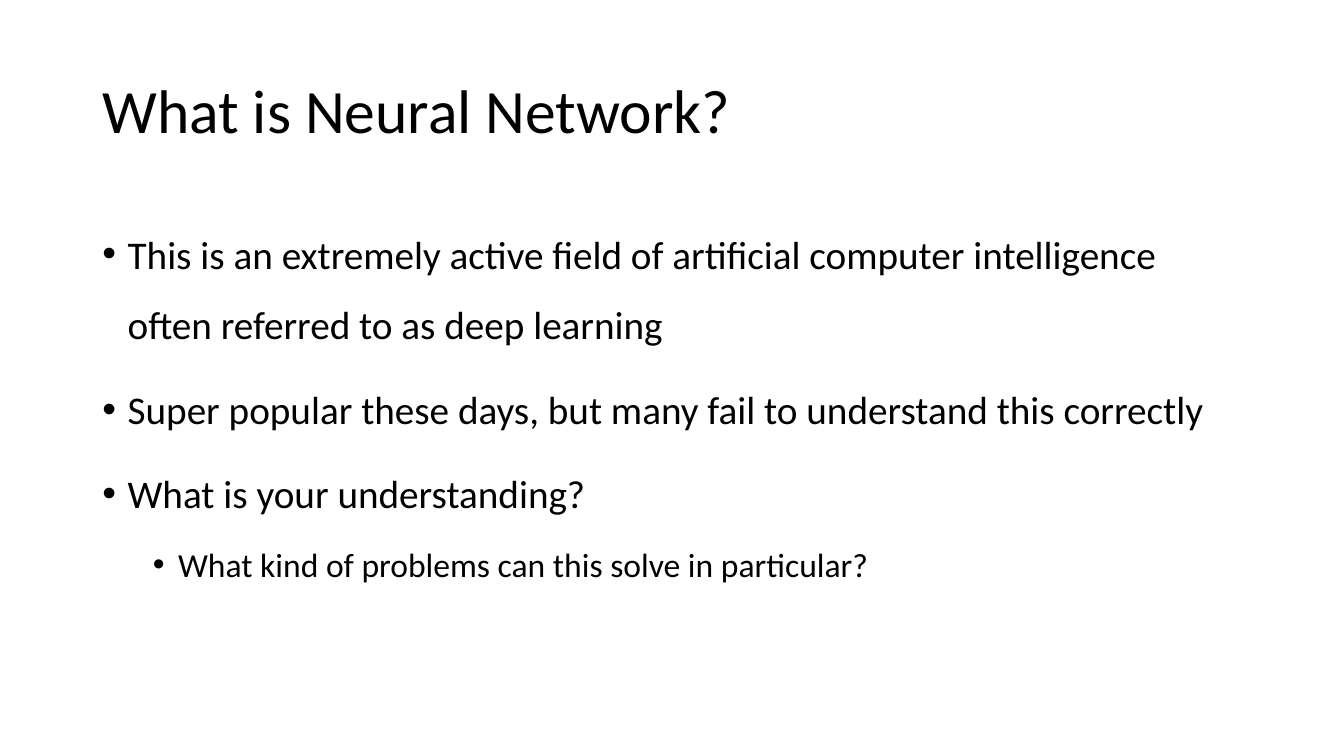
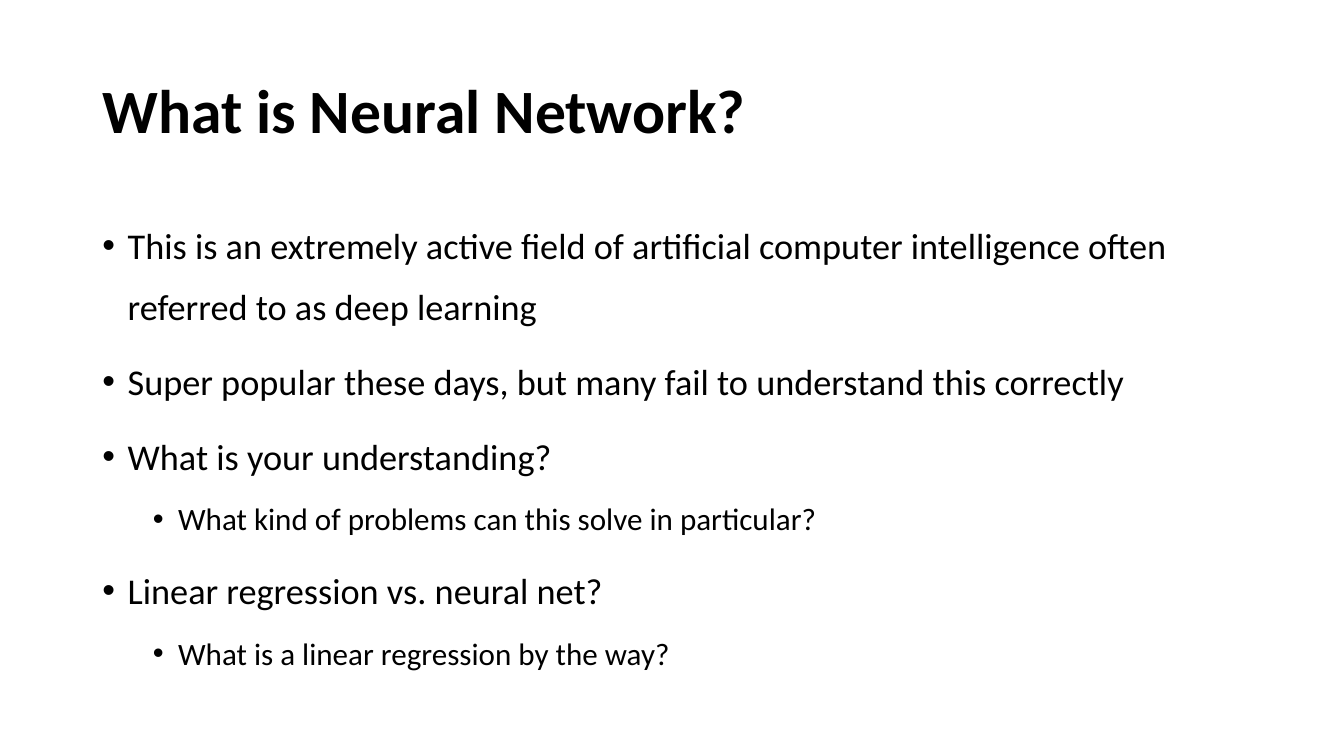
Before and after one commit to YeabinMoonEcon/BUS211, a slide deck: slide 18 of BUS243_NLP/lecture_notes/Lecture5.pptx (slide 16 before the commit). Drawn at 1344x756 pixels with LibreOffice and Linux fonts; fonts in the diff are those of the drawing. Boxes give left, top, right and bottom in pixels: in the first picture for what was removed or moved away, otherwise in the second. Text is boxed around its words. In the diff, an @@ line names an element or a change of style, - is before the commit and + after.

```diff
--- a/BUS243_NLP/lecture_notes/Lecture5.pptx
+++ b/BUS243_NLP/lecture_notes/Lecture5.pptx
@@ title "What is Neural Network?" at [102, 89, 745, 134]: bold on @@
@@ text at [128, 233, 1166, 535]: size 28 to 25.9 pt in "This is an extremely active field of ...", "Super popular these days, but many fail ...", "What is your understanding?"; size 24 to 22.2 pt in "What kind of problems can this solve ..."; line spacing 1.5 to 1.4 @@
@@ text at [128, 578, 670, 671]: paragraphs added @@
+• Linear regression vs. neural net?
+  • What is a linear regression by the way?
```
Also in this commit, not shown: 19 other slides changed, 3 slides added, 2 other files.
